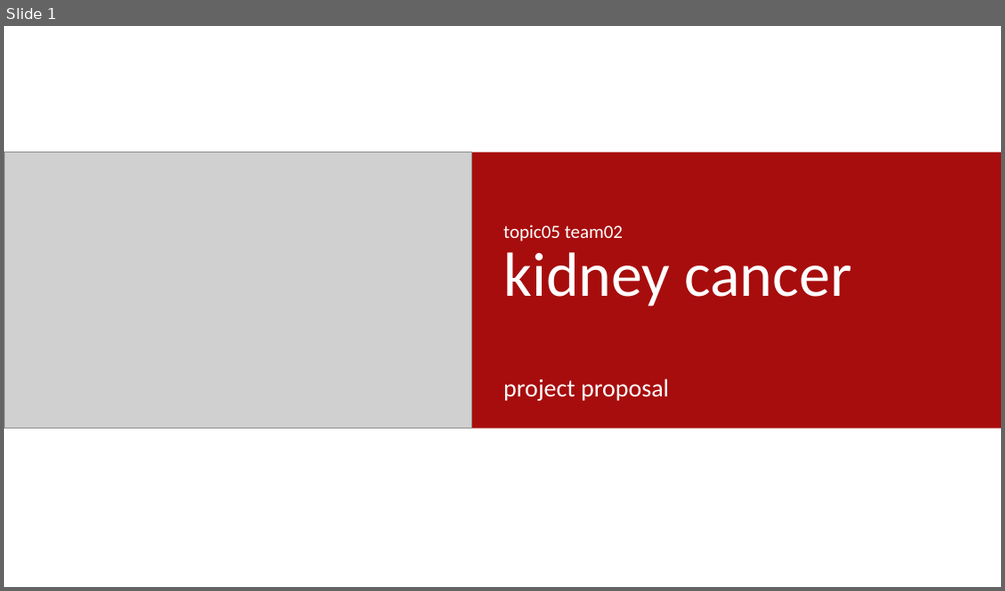
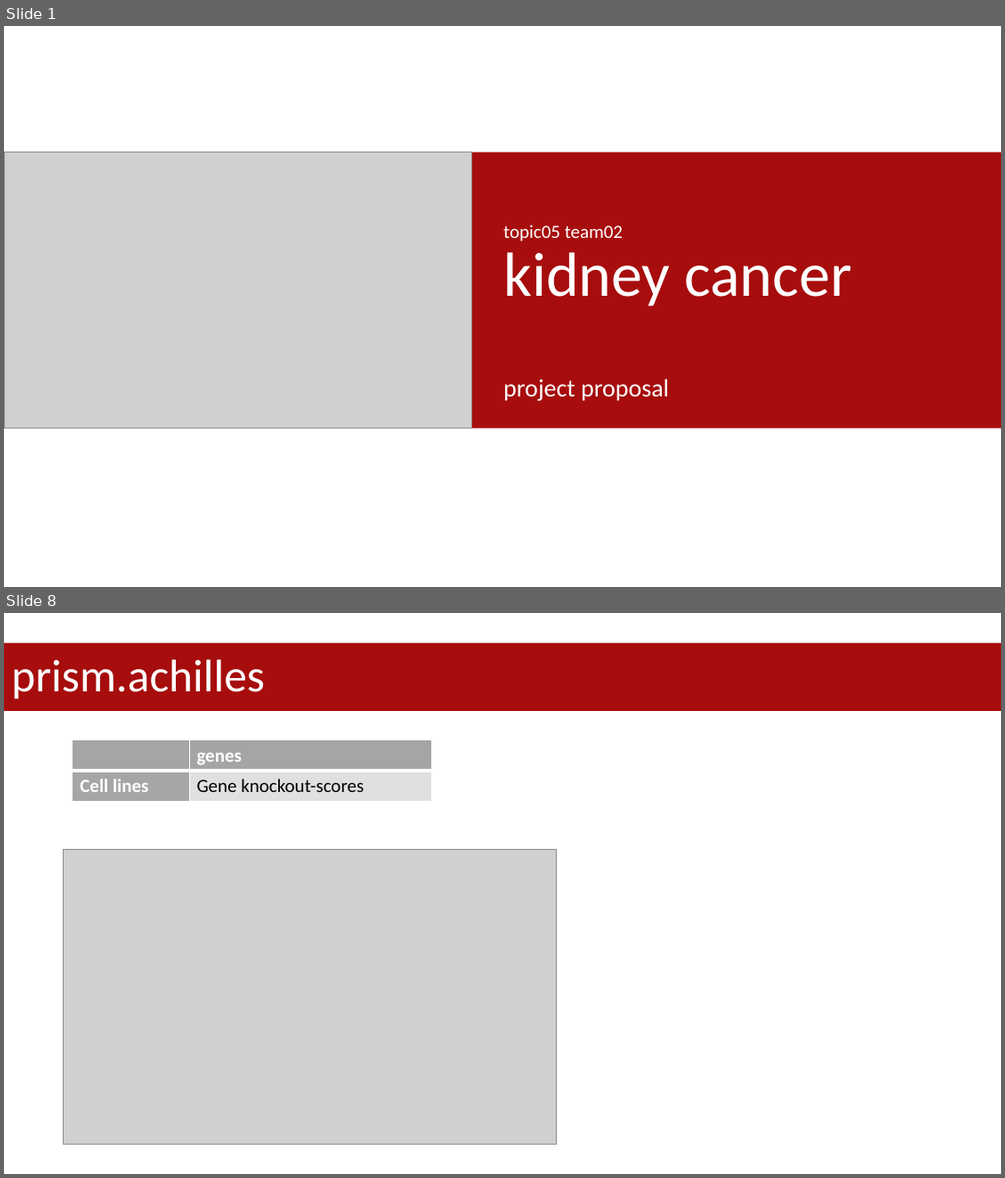
Before and after one commit to datascience-mobi-2023/topic05_team02, a slide deck: project proposal.pptx. Shown one above the other, each under a label of ours: slide 1 before the commit, slides 1 and 8 after it; the slides between them are not shown. The pictures are 1005x591 and 1005x1178 pixels, drawn with LibreOffice and Linux fonts; fonts in the diff are those of the drawing; grey boxes stand for pictures. Boxes give left, top, right and bottom in pixels: in the first picture for what was removed or moved away, otherwise in the second. Text is boxed around its words. In the diff, an @@ line names an element or a change of style, - is before the commit and + after.

```diff
--- a/project proposal.pptx
+++ b/project proposal.pptx
@@ slide 8 added at (4, 613, 1001, 1174), background #FFFFFF @@
@@ title added at (4, 643, 1001, 711), fill #A70D0D, 44 pt, text #FFFFFF @@
+prism.achilles
@@ table added at (73, 740, 432, 801), 2 rows, 2 columns @@
+ | genes
+Cell lines | Gene knockout-scores
@@ picture added at (63, 849, 556, 1144) @@
```
Also in this commit, not shown: 2 slides changed, 9 other slides added, 1 other file.
